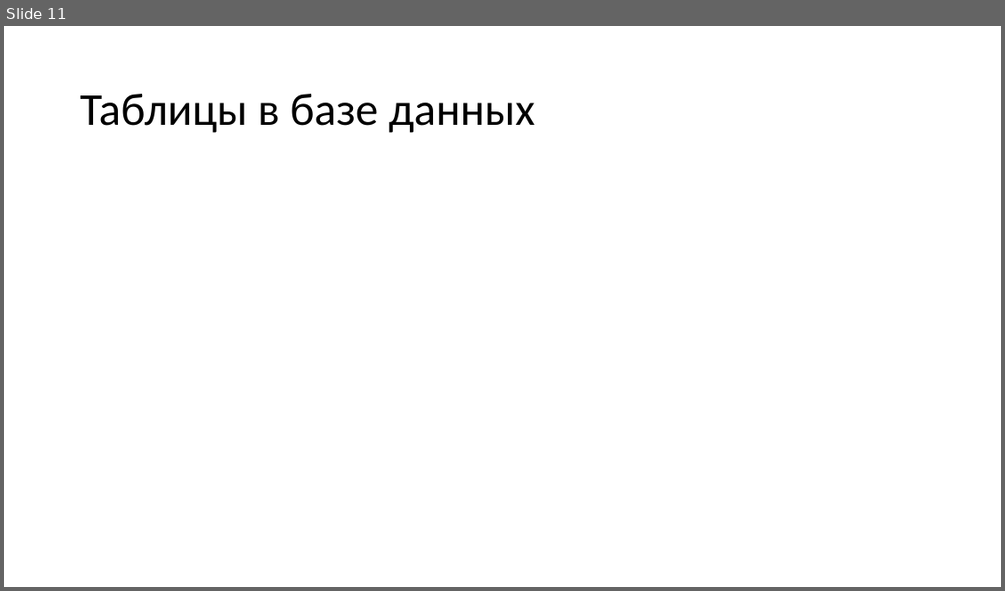
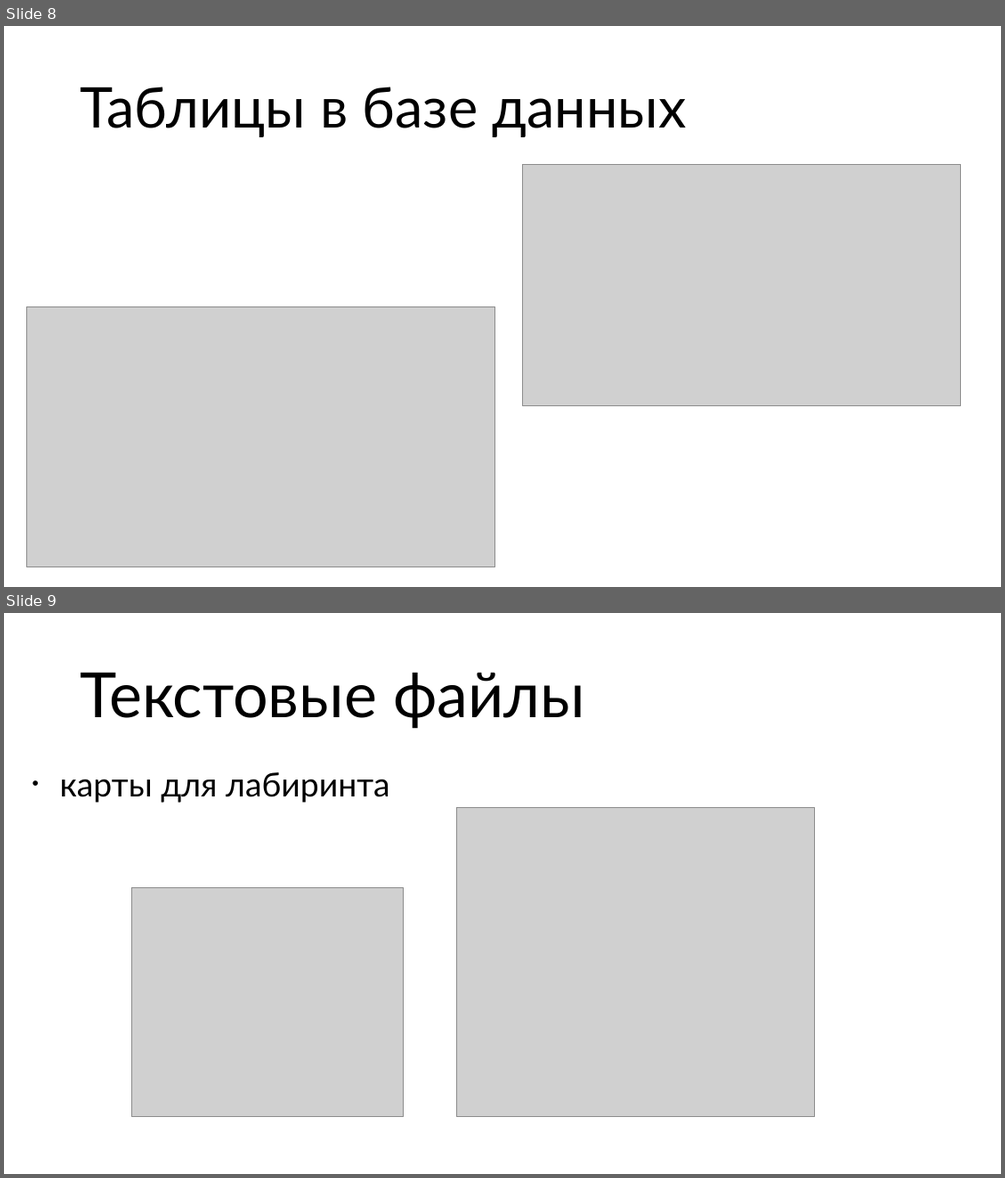
Before and after one commit to Sushcheva/Sea-project, a slide deck: Проект по Яндекс Лицею.pptx. Shown one above the other, each under a label of ours: slide 11 before the commit, slides 8 and 9 after it. The pictures are 1005x591 and 1005x1178 pixels, drawn with LibreOffice and Linux fonts; fonts in the diff are those of the drawing; grey boxes stand for pictures; background and template pictures are left out. Boxes give left, top, right and bottom in pixels: in the first picture for what was removed or moved away, otherwise in the second. Text is boxed around its words. In the diff, an @@ line names an element or a change of style, - is before the commit and + after.

```diff
--- a/Проект по Яндекс Лицею.pptx
+++ b/Проект по Яндекс Лицею.pptx
@@ slide 9 added at <box>4,613,1001,1174</box>, background picture (left out) @@
@@ title added at <box>80,673,585,729</box>, 60 pt, text #000000 @@
+Текстовые файлы
@@ text added at <box>60,772,389,803</box>, 32 pt, text #000000 @@
+• карты для лабиринта
@@ picture added at <box>456,807,814,1116</box> @@
@@ picture added at <box>132,887,404,1116</box> @@
@@ what was slide 11 is now slide 8 @@
@@ slide 8 changed as well @@
@@ title "Таблицы в базе данных" at <box>80,87,687,137</box>: size 44 to 54 pt, font Calibri to Lato @@
@@ picture added at <box>523,164,961,406</box> @@
@@ picture added at <box>26,306,494,566</box> @@
```
Also in this commit, not shown: 5 other slides changed, 3 other slides added, 7 slides removed, 7 other files.
